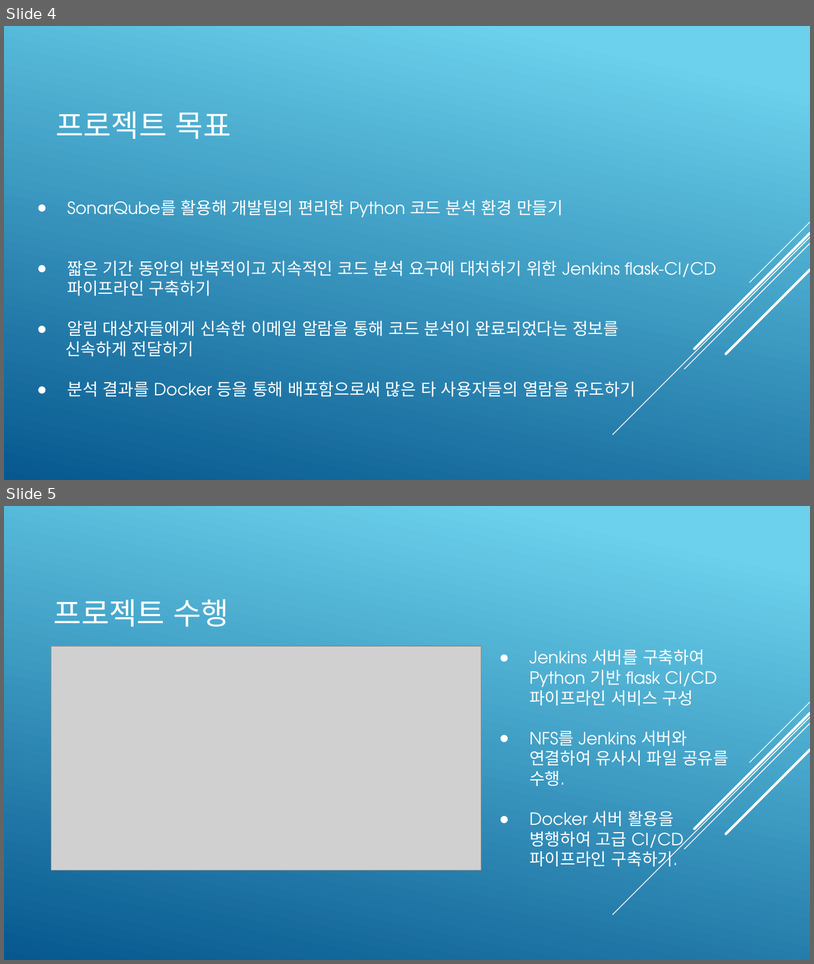
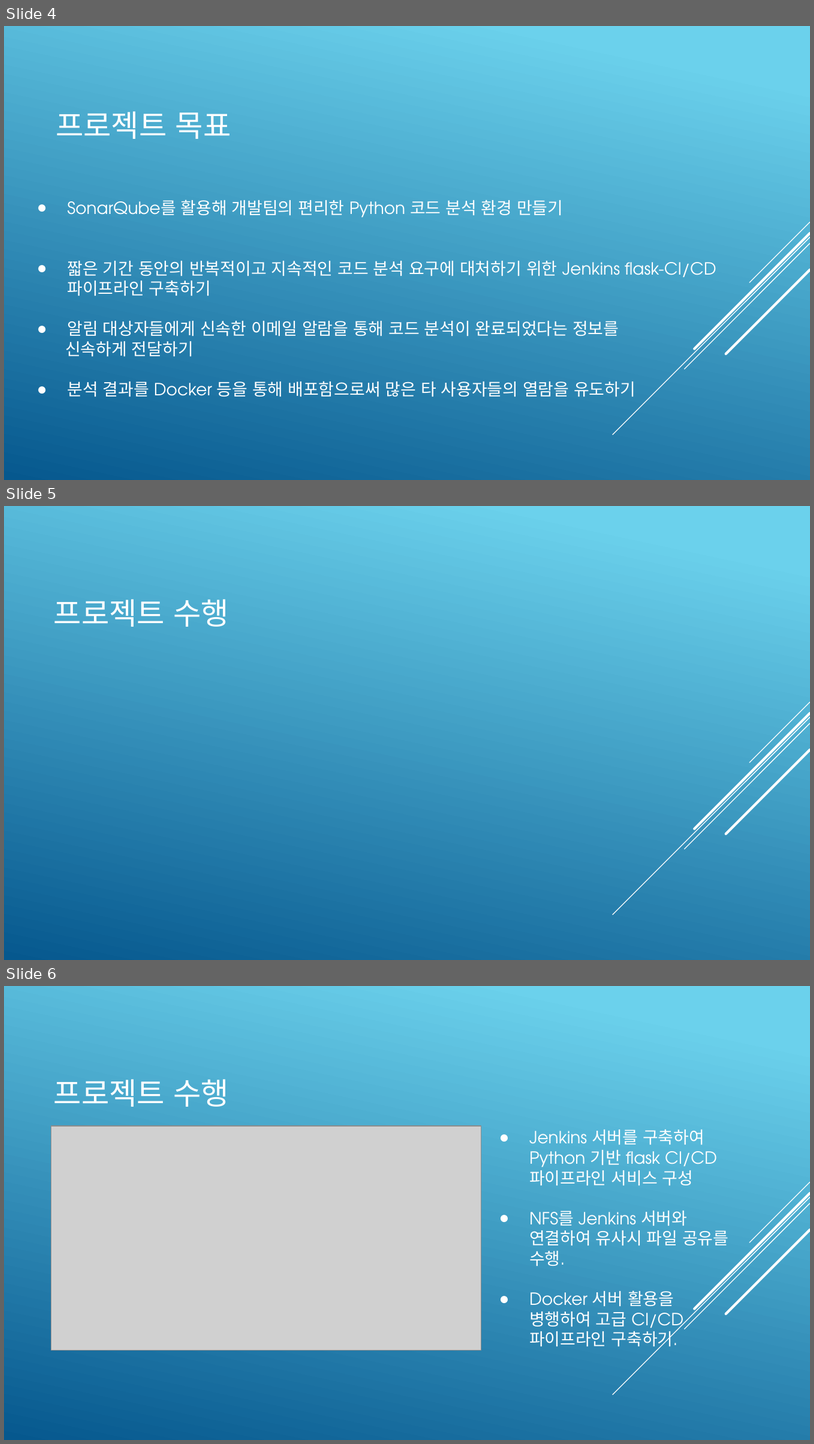
Before and after one commit to KimJeongHoon190/First_Project, a slide deck: 제출자료/최종 발표 프레젠테이션(김정훈).pptx. Shown one above the other, each under a label of ours: slides 4 and 5 before the commit, slides 4, 5 and 6 after it. The pictures are 814x964 and 814x1444 pixels, drawn with LibreOffice and Linux fonts; fonts in the diff are those of the drawing; grey boxes stand for pictures. Boxes give left, top, right and bottom in pixels: in the first picture for what was removed or moved away, otherwise in the second. Text is boxed around its words. In the diff, an @@ line names an element or a change of style, - is before the commit and + after.

```diff
--- a/제출자료/최종 발표 프레젠테이션(김정훈).pptx
+++ b/제출자료/최종 발표 프레젠테이션(김정훈).pptx
@@ slide 5 added at (x1=4, y1=506, x2=810, y2=960), background gradient #6ED2EB to #06588E; not listed: 5 template elements that a slide beside it also shows @@
@@ title added at (x1=54, y1=599, x2=229, y2=627), 27 pt, text #FFFFFF @@
+프로젝트 수행
@@ what was slide 5 is now slide 6 @@
```
Also in this commit, not shown: 3 other files.
